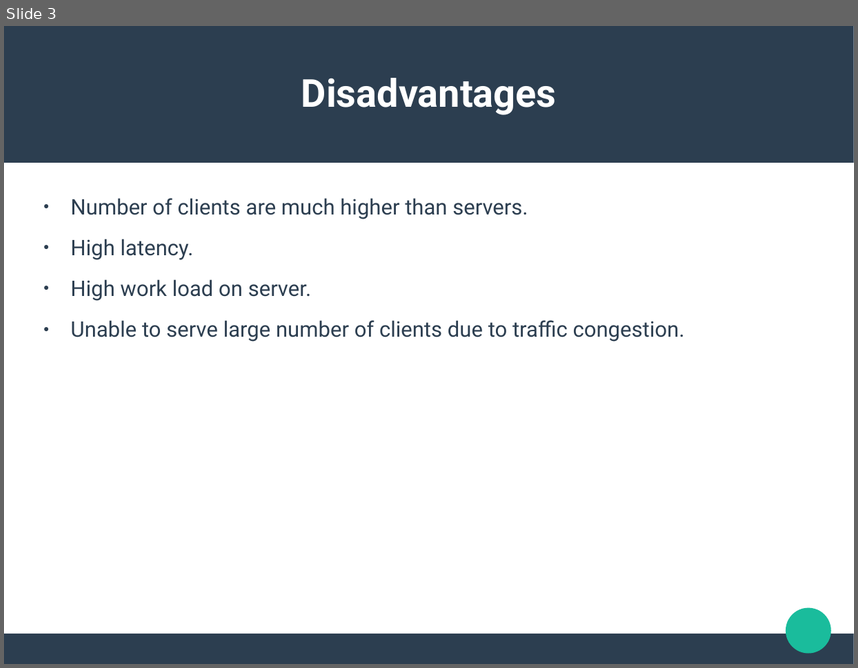
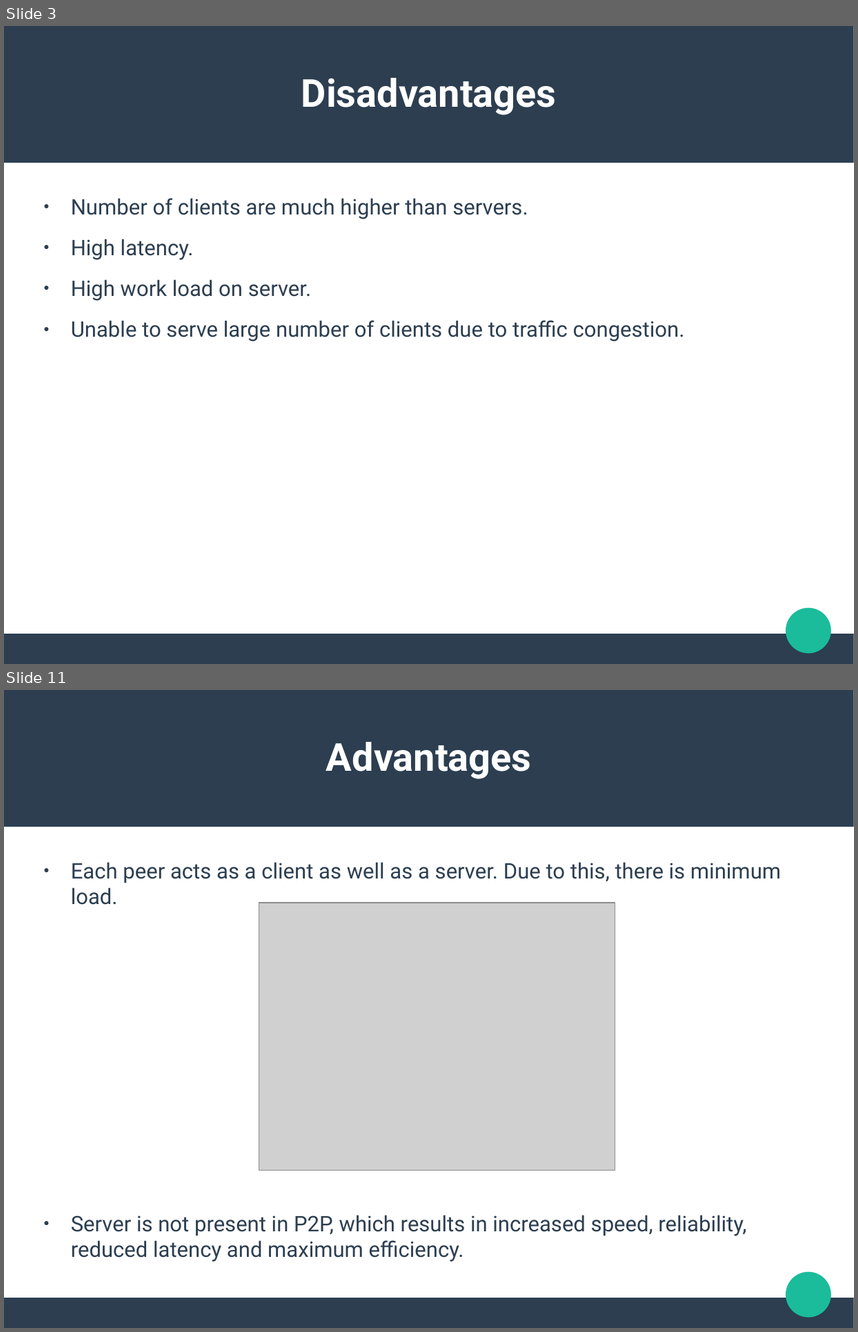
Before and after one commit to ishanjoshi02/TeSeminar, a slide deck: Presentation/Neeraj/Presentation.pptx. Shown one above the other, each under a label of ours: slide 3 before the commit, slides 3 and 11 after it; the slides between them are not shown. The pictures are 858x668 and 858x1332 pixels, drawn with LibreOffice and Linux fonts; fonts in the diff are those of the drawing; grey boxes stand for pictures. Boxes give left, top, right and bottom in pixels: in the first picture for what was removed or moved away, otherwise in the second. Text is boxed around its words. In the diff, an @@ line names an element or a change of style, - is before the commit and + after.

```diff
--- a/Presentation/Neeraj/Presentation.pptx
+++ b/Presentation/Neeraj/Presentation.pptx
@@ slide 11 added at [4, 690, 854, 1328], background #FFFFFF; not listed: 3 template elements that a slide beside it also shows @@
@@ text added at [326, 742, 532, 779], 36 pt, text #FFFFFF, bold @@
+Advantages
@@ text added at [71, 862, 781, 1261], 20 pt, text #2C3E50 @@
+● Each peer acts as a client as well as a server. Due to this, there is minimum load.
+● Server is not present in P2P, which results in increased speed, reliability, reduced latency and maximum efficiency.
@@ picture added at [259, 903, 616, 1170] @@
```
Also in this commit, not shown: 2 slides changed, 6 other slides added, 2 slides removed, 8 other files.
